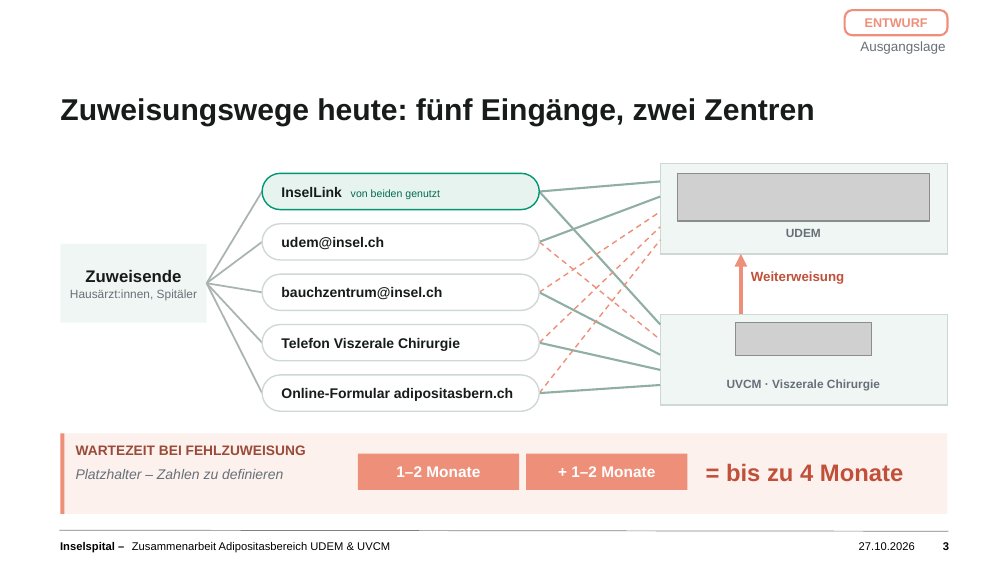
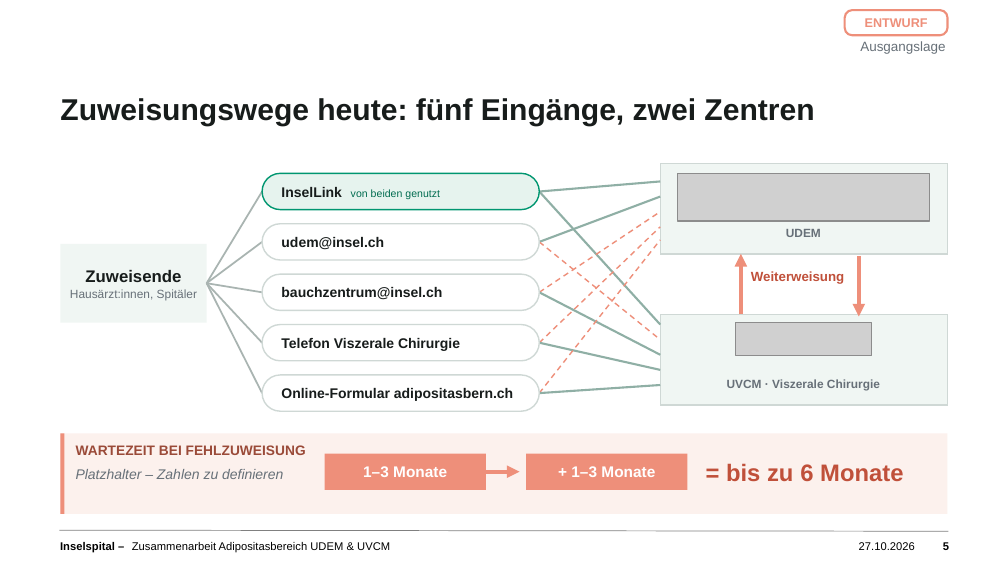
Before and after one commit to salmonplnk/Masterarbeit, a slide deck: slide 5 of praesentation/Zusammenarbeit_Adipositas_UDEM_UVCM_Entwurf.pptx (slide 3 before the commit). Drawn at 1008x567 pixels with LibreOffice and Linux fonts; fonts in the diff are those of the drawing; grey boxes stand for pictures; background and template pictures are left out. Boxes give left, top, right and bottom in pixels: in the first picture for what was removed or moved away, otherwise in the second. Text is boxed around its words. In the diff, an @@ line names an element or a change of style, - is before the commit and + after.

```diff
--- a/praesentation/Zusammenarbeit_Adipositas_UDEM_UVCM_Entwurf.pptx
+++ b/praesentation/Zusammenarbeit_Adipositas_UDEM_UVCM_Entwurf.pptx
@@ arrow added from (859, 256) to (859, 317), #EE8F7A 3 pt @@
@@ rectangle "1–3 Monate": place and size @@
-rectangle "1–3 Monate" at [358, 454, 519, 490]
+rectangle "1–3 Monate" at [325, 454, 486, 490]
@@ text in rectangle at [363, 466, 447, 477]: text changed @@
-1–2 Monate
+1–3 Monate
@@ arrow added from (482, 472) to (519, 472), #EE8F7A 3 pt @@
@@ text at [726, 463, 903, 482]: text changed @@
-= bis zu 4 Monate
+= bis zu 6 Monate
@@ page number at [943, 541, 949, 552]: text changed @@
-3
+5
```
Also in this commit, not shown: 4 other slides changed, 3 slides added.
